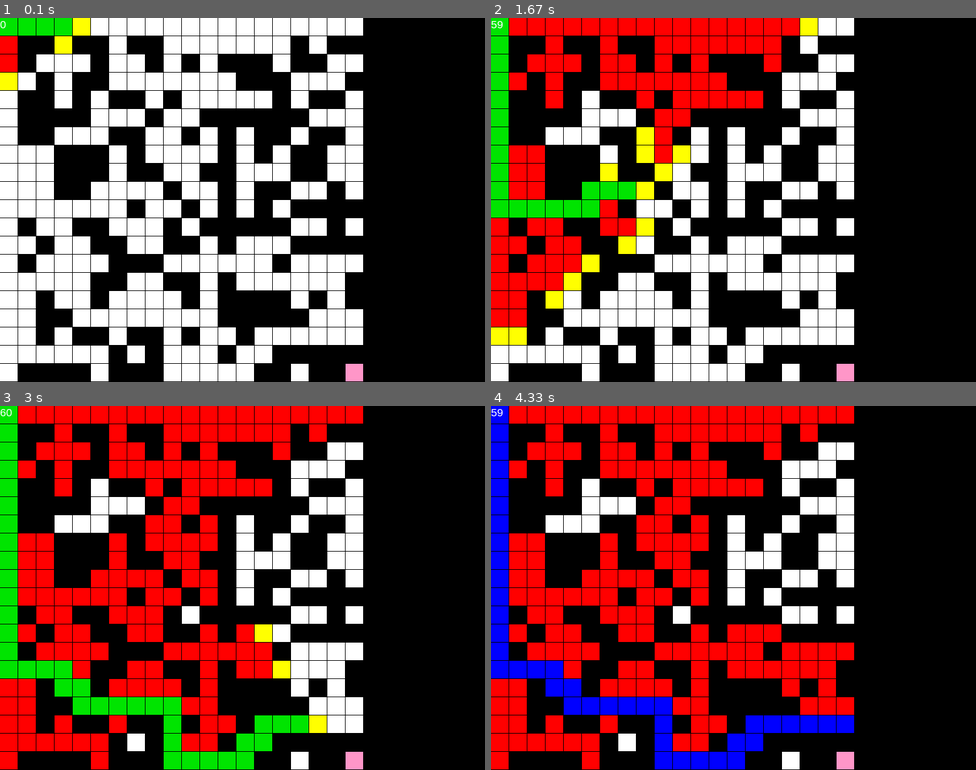
Above: before the commit, frames 1-4 (two rows, left to right).
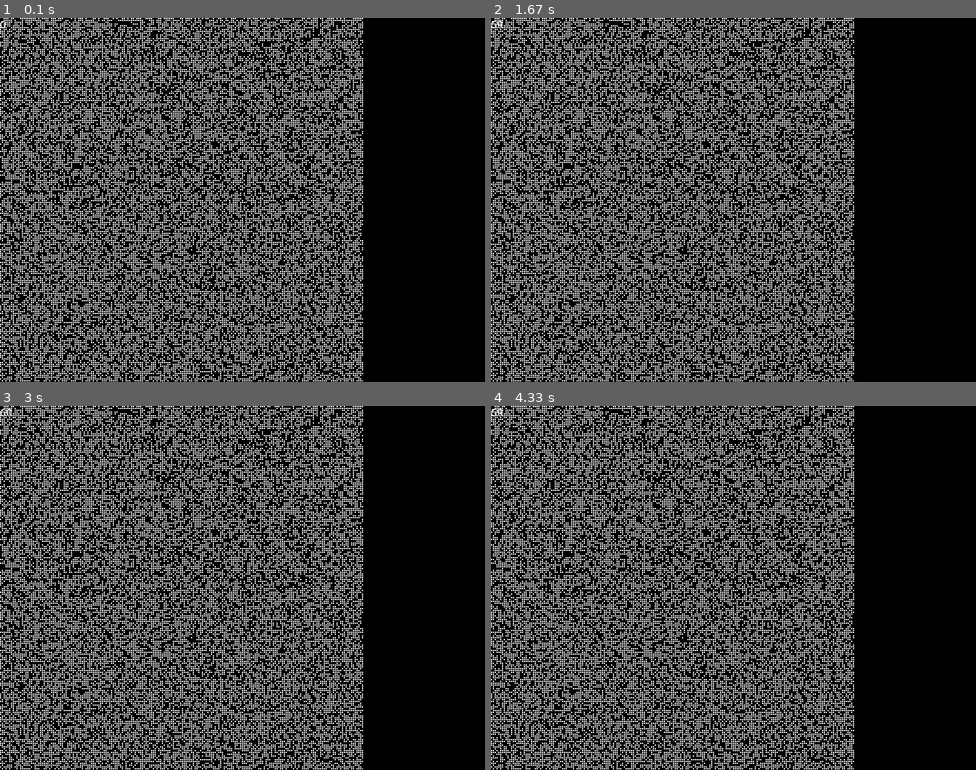
Above: after the commit, the same moments.

Repository: screamodgaf/A-star_Pathfinding-Pygame
Game: pygame game, started from main.py
Same seed, same stepped clock (60 frames per second), same inputs: the game is played once before the commit and once after it.
Inputs:
- Up to frame 1 (0.1 s): no input
- Up to frame 2 (1.67 s): hold Right 0.33-0.8 s; hold Up 0.83-1.3 s; hold Right from 1.33 s (still down)
- Up to frame 3 (3 s): release Right at 1.8 s; hold Left 1.83-2.37 s; hold Down 2.4-2.87 s; hold Left from 2.9 s (still down)
- Up to frame 4 (4.33 s): release Left at 3.37 s; hold Up 3.4-3.87 s; hold Right from 3.9 s (still down)

The runs differ from the first frame. In frame 1, 38% of the frame differs, in the area x 0-75%, y 0-100%; in frame 2, 44%; in frame 3, 47%; in frame 4, 48%.

Commit message:
5. Bug fixing

Diff:
--- a/main.py
+++ b/main.py
@@ -156,10 +156,10 @@
 def pathFinding(nodesToBeEvaluated, nodesEvaluated, goalNode, MATRIX_HEIGHT, MATRIX_WIDTH,
                 previousNode, searchFinished, goalReached):
     lowestFNodeIndex = 0
-    currentNode = 0 #this line turns mutable class object Node into int, which is immutable, thus i had to pass it as list[] previousNode
+    #currentNode = 0 #this line turns mutable class object Node into int, which is immutable, thus i had to pass it as list[] previousNode
     if len(nodesToBeEvaluated) >0:
         for i in range(len(nodesToBeEvaluated)):
-            #if there is a node better suiting the easest path - go there setting it as current:
+            #if there is a node better suiting the easiest path - go there setting it as current:
             if nodesToBeEvaluated[i].getF() < nodesToBeEvaluated[lowestFNodeIndex].getF():
                 lowestFNodeIndex = i
                 currentNode = nodesToBeEvaluated[lowestFNodeIndex]
@@ -196,16 +196,17 @@
                 #so if the neighbour was already evaluated and its g is smaller than tempG, set its g to tempG:
                 if neighbour.getG() > tempG:
                     neighbour.setG(tempG)
+
             #and if the neighbour is not in nodesToBeEvaluated, set its g to the current's g +1 (currentNode.getG() +1):
             else:
                 neighbour.setG(tempG)
                 nodesToBeEvaluated.append(neighbour)
-            #setting heuristics (educated guess how long will it take to get to the end) for the neighbour:
-            neighbour.setH(calculateHeuristics(neighbour, goalNode, FIELD_SIZE))
-            neighbour.setF( neighbour.getG() + neighbour.getH() )
-            #get the previous node (where it came from), for finding the best path:
-            #so we seek for the best neighbour, and set current node as the predecesor of the neighbour
-            neighbour.setPrevious(currentNode)
+                #setting heuristics (educated guess how long will it take to get to the end) for the neighbour:
+                neighbour.setH(calculateHeuristics(neighbour, goalNode, FIELD_SIZE))
+                neighbour.setF( neighbour.getG() + neighbour.getH() )
+                #get the previous node (where it came from), for finding the best path:
+                #so we seek for the best neighbour, and set current node as the predecesor of the neighbour
+                neighbour.setPrevious(currentNode)
 
     return currentNode
 
@@ -238,16 +239,16 @@
 MATRIX_WIDTH = 8
 FIELD_SIZE = 30
 '''
-MATRIX_HEIGHT = 20
-MATRIX_WIDTH = 20
-FIELD_SIZE = 30
+MATRIX_HEIGHT = 200
+MATRIX_WIDTH = 200
+FIELD_SIZE = 3
 matrix = [0] * MATRIX_HEIGHT * MATRIX_WIDTH
 
 
 #make random obstackles
-for _ in range(200):
-    x = random.randint(1, MATRIX_WIDTH-1)
-    y = random.randint(1, MATRIX_HEIGHT-1)
+for _ in range(19200):
+    x = random.randint(0, MATRIX_WIDTH-1)
+    y = random.randint(0, MATRIX_HEIGHT-1)
     matrix[x + y * MATRIX_WIDTH] = 1
 
 worldRectsList = associateMatrixToDrawableRects(matrix, MATRIX_HEIGHT, MATRIX_WIDTH, FIELD_SIZE)
@@ -255,7 +256,7 @@
 #make every mode in the matrix (worldRectsList) know its neighbours (fill neighbours list in every node)
 determineNeighboursOfAllNodes(worldRectsList, MATRIX_HEIGHT, MATRIX_WIDTH)
 
-nodesToBeEvaluated = [] #open set - when this list gets empty and the goal is not reacher, the search must be stopped | it starts with initial node
+nodesToBeEvaluated = [] #open set - when this list gets empty and the goal is not reached, the search must be stopped | it starts with initial node
 nodesEvaluated = [] #close set is empty at the beginning
 
 #so to display the final, search that doesnt with reaching the goal:
--- a/node.py
+++ b/node.py
@@ -61,9 +61,25 @@
         if x + 1 < MATRIX_WIDTH:
             right = worldRectsList[(x + 1) + y * MATRIX_WIDTH]
             self.neighbours.append(right)
+
         if y - 1 >= 0 :
             up = worldRectsList[x + (y - 1) * MATRIX_WIDTH]  # (y-1) must be in braces !!!
             self.neighbours.append(up)
         if y + 1 < MATRIX_HEIGHT:
             down = worldRectsList[x + (y + 1) * MATRIX_WIDTH]
             self.neighbours.append(down)
+    #diagonals:
+        return
+        if x-1 >=0 and y+1 < MATRIX_HEIGHT:
+            topLeft = worldRectsList[(x-1) + (y + 1) * MATRIX_WIDTH]
+            self.neighbours.append(topLeft)
+        if x+1 < MATRIX_WIDTH and y+1 < MATRIX_HEIGHT:
+            topRight = worldRectsList[(x+1) + (y + 1) * MATRIX_WIDTH]
+            self.neighbours.append(topRight)
+
+        if x-1 >=0 and y-1 >=0:
+            downLeft = worldRectsList[(x-1) + (y - 1) * MATRIX_WIDTH]
+            self.neighbours.append(downLeft)
+        if x+1 < MATRIX_WIDTH and y+1 < MATRIX_HEIGHT:
+            downRight = worldRectsList[(x+1) + (y + 1) * MATRIX_WIDTH]
+            self.neighbours.append(downRight)
